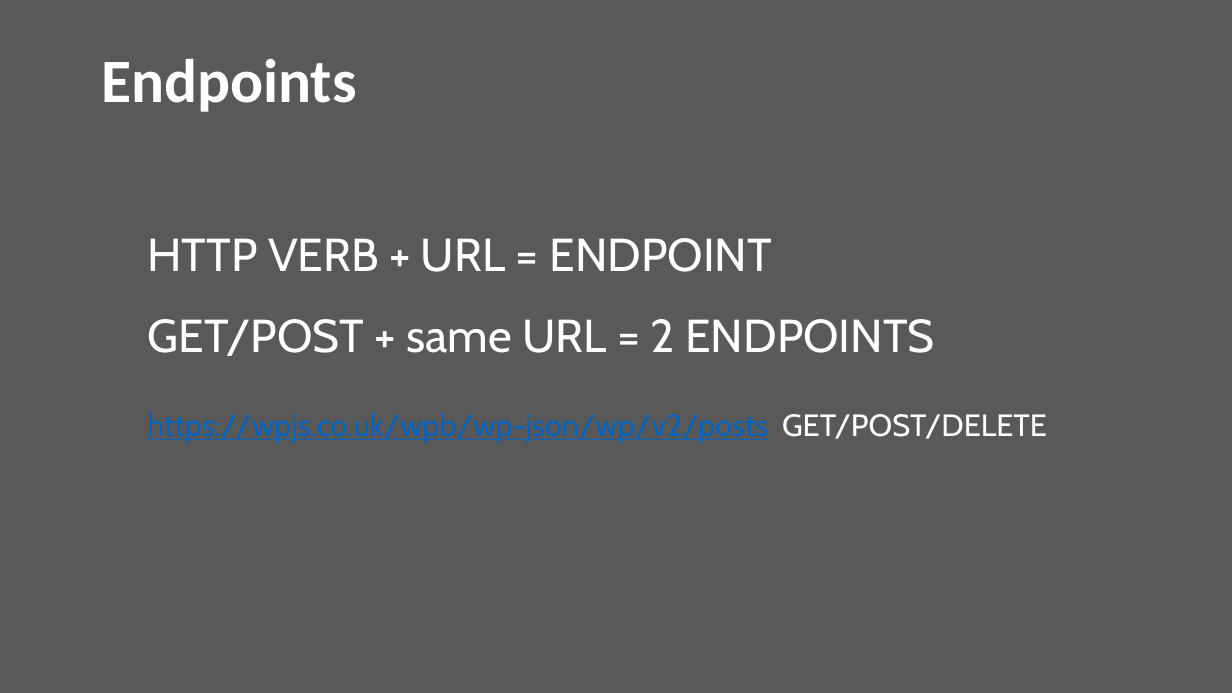
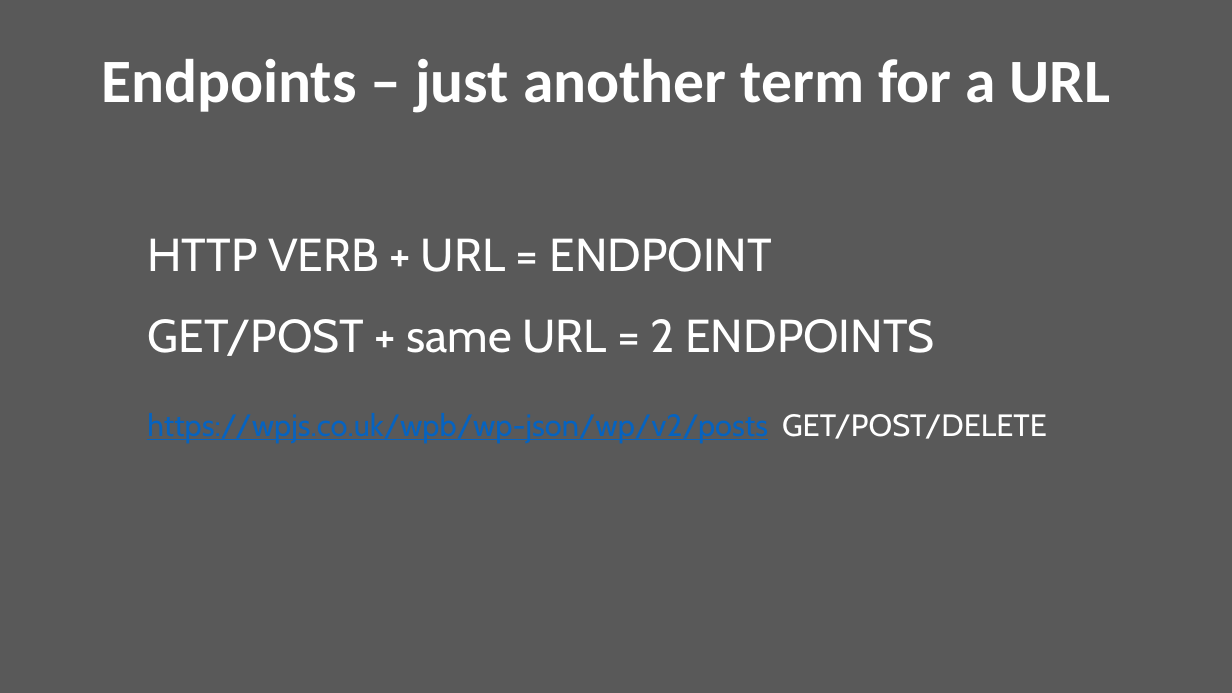
Before and after one commit to venturer75/WordCampGreece, a slide deck: slide 12 of talk-wordcamp-greece.pptx (slide 11 before the commit). Drawn at 1232x693 pixels with LibreOffice and Linux fonts; fonts in the diff are those of the drawing. Boxes give left, top, right and bottom in pixels: in the first picture for what was removed or moved away, otherwise in the second. Text is boxed around its words. In the diff, an @@ line names an element or a change of style, - is before the commit and + after.

```diff
--- a/talk-wordcamp-greece.pptx
+++ b/talk-wordcamp-greece.pptx
@@ title at [101,59,1111,113]: text changed @@
-Endpoints
+Endpoints – just another term for a URL
```
Also in this commit, not shown: 4 other slides changed, 1 slide added, 2 other files.
